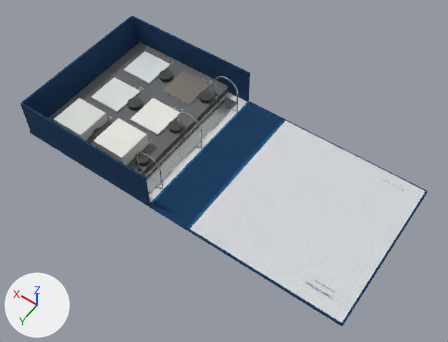
The Blender file volume-6-model.blend as it was, and as the next commit left it.
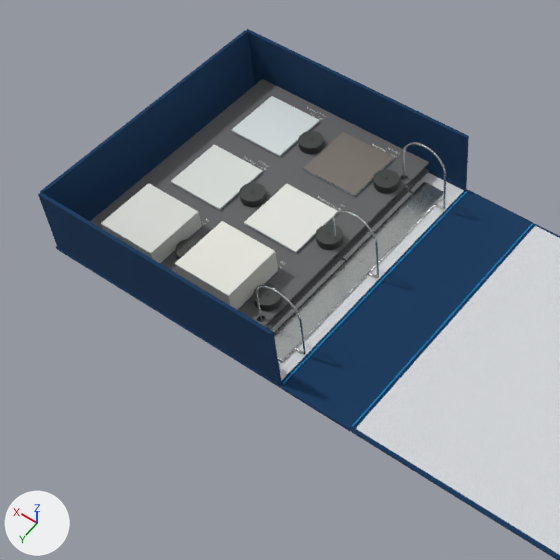
Each version appears first whole from a 50 mm camera at (-0.434, 0.546, 0.832) aimed at (-0.061, 0.023, 0.01), and next in a close-up on the part from 0% to 67% of the width and 0% to 87% of the height. Every picture has the same lights, and +X, +Y and +Z are marked at lower left. The first two pictures are the older version.

The scene before the commit, as lines of its bpy script (objects in view):
```python
ob_ring_mechanism = bpy.data.objects.new('Ring mechanism', me_cube_026)
ob_ring_mechanism.location = (0.0279, 0.0, 0.0017)
ob_sample_act_1 = bpy.data.objects.new('Sample_ACT-1', me_cube_028)
ob_sample_act_1.parent = ob_page_1
ob_sample_act_1.location = (0.0622, 0.0884, 0.016)
ob_sample_act_2 = bpy.data.objects.new('Sample_ACT-2', me_cube_030)
ob_sample_act_2.parent = ob_page_1
ob_sample_act_2.location = (0.156, 0.0884, 0.0128)
ob_sample_act_3 = bpy.data.objects.new('Sample_ACT-3', me_cube_032)
ob_sample_act_3.parent = ob_page_1
ob_sample_act_3.location = (0.0622, -0.00102, 0.00356)
ob_tether_reel_act_1 = bpy.data.objects.new('Tether_reel_ACT-1', None)
ob_tether_reel_act_1.parent = ob_page_1
ob_tether_reel_act_1.location = (0.0157, 0.0884, 0.00509)
ob_tether_reel_act_1.rotation_euler = (0.0, 0.0, 1.571)  # degrees (0, 0, 90)
ob_tether_reel_act_3 = bpy.data.objects.new('Tether_reel_ACT-3', None)
ob_tether_reel_act_3.parent = ob_page_1
ob_tether_reel_act_3.location = (0.0157, -0.00102, 0.00509)
ob_tether_reel_act_3.rotation_euler = (0.0, 0.0, 1.571)  # degrees (0, 0, 90)
ob_tether_reel_act_4 = bpy.data.objects.new('Tether_reel_ACT-4', None)
ob_tether_reel_act_4.parent = ob_page_1
ob_tether_reel_act_4.location = (0.11, -0.00102, 0.00509)
ob_tether_reel_act_4.rotation_euler = (0.0, 0.0, 1.571)  # degrees (0, 0, 90)
ob_tether_reel_df_1 = bpy.data.objects.new('Tether_reel_DF-1', None)
ob_tether_reel_df_1.parent = ob_page_1
ob_tether_reel_df_1.location = (0.11, -0.0904, 0.00509)
ob_tether_reel_df_1.rotation_euler = (0.0, 0.0, 1.571)  # degrees (0, 0, 90)
ob_tether_reel_wt_1 = bpy.data.objects.new('Tether_reel_WT-1', None)
ob_tether_reel_wt_1.parent = ob_page_1
ob_tether_reel_wt_1.location = (0.0157, -0.0904, 0.00509)
ob_tether_reel_wt_1.rotation_euler = (0.0, 0.0, 1.571)  # degrees (0, 0, 90)
# also in view: 'Spine_3_in' at (-0.038, 0.0, -0.003); 'Sample_WT-1' at (0.107, -0.09, 0.02); 'Cover_box_end' at (0.276, 0.0, 0.036); 'Cover_box_side.001' at (0.14, 0.143, 0.036); 'Cover_right' at (0.14, 0.0, -0.003)
```
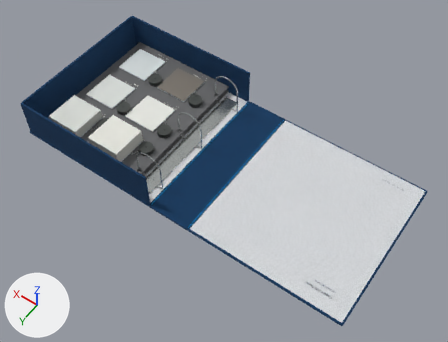
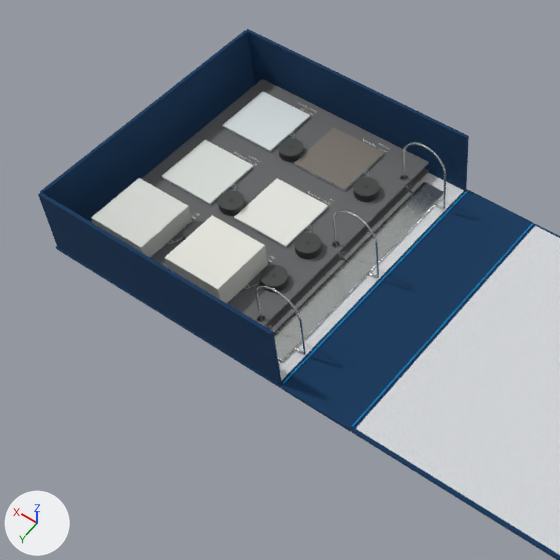
Not drawn themselves, but carrying or shaping drawn objects: ob_tether_reel_act_1, ob_tether_reel_act_3, ob_tether_reel_act_4, ob_tether_reel_df_1, ob_tether_reel_wt_1.

Boxes (x1, y1, x2, y2) around the edits, measured in the close-ups (560 x 560 px):
```json
{"object": "Sample_ACT-1", "change": "moved", "before": [175, 221, 278, 309], "after": [165, 215, 268, 303]}
{"object": "Sample_ACT-2", "change": "moved", "before": [101, 183, 201, 263], "after": [91, 178, 192, 257]}
{"object": "Sample_ACT-3", "change": "moved", "before": [244, 184, 338, 252], "after": [234, 178, 328, 246]}
{"object": "Sample_ACT-4", "change": "moved", "before": [171, 145, 263, 209], "after": [162, 140, 253, 203]}
{"object": "Sample_WT-1", "change": "moved", "before": [304, 132, 394, 195], "after": [294, 127, 384, 190]}
{"object": "Sample_DF-1", "change": "moved", "before": [232, 96, 319, 156], "after": [222, 92, 310, 151]}
{"object": "Reel_cap_ACT-1", "change": "moved", "before": [253, 284, 281, 306], "after": [260, 265, 288, 287]}
{"object": "Reel_cap_ACT-3", "change": "moved", "before": [316, 224, 343, 245], "after": [294, 233, 322, 254]}
{"object": "Reel_cap_ACT-4", "change": "moved", "before": [239, 182, 266, 202], "after": [218, 191, 244, 210]}
{"object": "Reel_cap_WT-1", "change": "moved", "before": [374, 169, 399, 188], "after": [353, 177, 379, 197]}
{"object": "Reel_cap_DF-1", "change": "moved", "before": [298, 131, 323, 149], "after": [278, 138, 303, 157]}
{"object": "Reel_body_ACT-3", "change": "moved", "before": [316, 236, 343, 250], "after": [294, 243, 322, 259]}
{"object": "Reel_body_WT-1", "change": "moved", "before": [374, 180, 400, 194], "after": [353, 189, 380, 202]}
{"object": "Reel_body_ACT-4", "change": "moved", "before": [239, 193, 266, 207], "after": [218, 199, 245, 216]}
{"object": "Reel_body_DF-1", "change": "moved", "before": [299, 139, 324, 154], "after": [278, 146, 304, 162]}
{"object": "Reel_body_ACT-1", "change": "moved", "before": [254, 297, 282, 311], "after": [260, 278, 289, 292]}
{"object": "Host_board_ACT-4", "change": "moved", "before": [171, 171, 263, 210], "after": [162, 167, 253, 205]}
{"object": "Host_board_WT-1", "change": "moved", "before": [304, 158, 394, 196], "after": [294, 153, 384, 191]}
{"object": "Host_board_DF-1", "change": "moved", "before": [232, 121, 320, 157], "after": [223, 116, 310, 152]}
{"object": "Host_board_ACT-3", "change": "moved", "before": [244, 217, 333, 253], "after": [235, 207, 328, 247]}
{"object": "Host_board_ACT-2", "change": "moved", "before": [160, 226, 201, 263], "after": [150, 220, 192, 257], "on screen": "mostly hidden"}
{"object": "Host_board_ACT-1", "change": "moved", "before": [237, 270, 278, 310], "after": [227, 264, 268, 303], "on screen": "mostly hidden"}
{"object": "Reel_center_ACT-1", "change": "moved", "before": [265, 293, 269, 296], "after": [272, 274, 276, 277]}
{"object": "Reel_center_ACT-3", "change": "moved", "before": [327, 232, 331, 236], "on screen": "not visible afterwards"}
{"object": "Reel_center_ACT-4", "change": "moved", "before": [250, 190, 255, 193], "on screen": "not visible afterwards"}
{"object": "Reel_outlet_ACT-1", "change": "moved", "after": [258, 280, 262, 285], "on screen": "not visible before"}
```

Edits to the scene script, one JSON object a line:
```json
{"op": "set", "path": "ob_tether_reel_act_1.location", "old": "(0.0157, 0.0884, 0.00509)", "new": "(0.0249, 0.0681, 0.00526)"}
{"op": "set", "path": "ob_tether_reel_act_3.location", "old": "(0.0157, -0.00102, 0.00509)", "new": "(0.0249, 0.0193, 0.00526)"}
{"op": "set", "path": "ob_tether_reel_act_4.location", "old": "(0.11, -0.00102, 0.00509)", "new": "(0.119, 0.0193, 0.00526)"}
{"op": "set", "path": "ob_tether_reel_df_1.location", "old": "(0.11, -0.0904, 0.00509)", "new": "(0.119, -0.0701, 0.00526)"}
{"op": "set", "path": "ob_tether_reel_wt_1.location", "old": "(0.0157, -0.0904, 0.00509)", "new": "(0.0249, -0.0701, 0.00526)"}
{"op": "set", "path": "ob_sample_act_1.location", "old": "(0.0622, 0.0884, 0.016)", "new": "(0.0744, 0.0884, 0.016)"}
{"op": "set", "path": "ob_sample_act_2.location", "old": "(0.156, 0.0884, 0.0128)", "new": "(0.168, 0.0884, 0.0128)"}
{"op": "set", "path": "ob_sample_act_3.location", "old": "(0.0622, -0.00102, 0.00356)", "new": "(0.0744, -0.00102, 0.00356)"}
{"op": "set", "path": "ob_sample_act_4.location", "old": "(0.156, -0.00102, 0.00356)", "new": "(0.168, -0.00102, 0.00356)"}
{"op": "set", "path": "ob_sample_wt_1.location", "old": "(0.0622, -0.0904, 0.00356)", "new": "(0.0744, -0.0904, 0.00356)"}
{"op": "set", "path": "ob_sample_df_1.location", "old": "(0.156, -0.0904, 0.00356)", "new": "(0.168, -0.0904, 0.00356)"}
```
